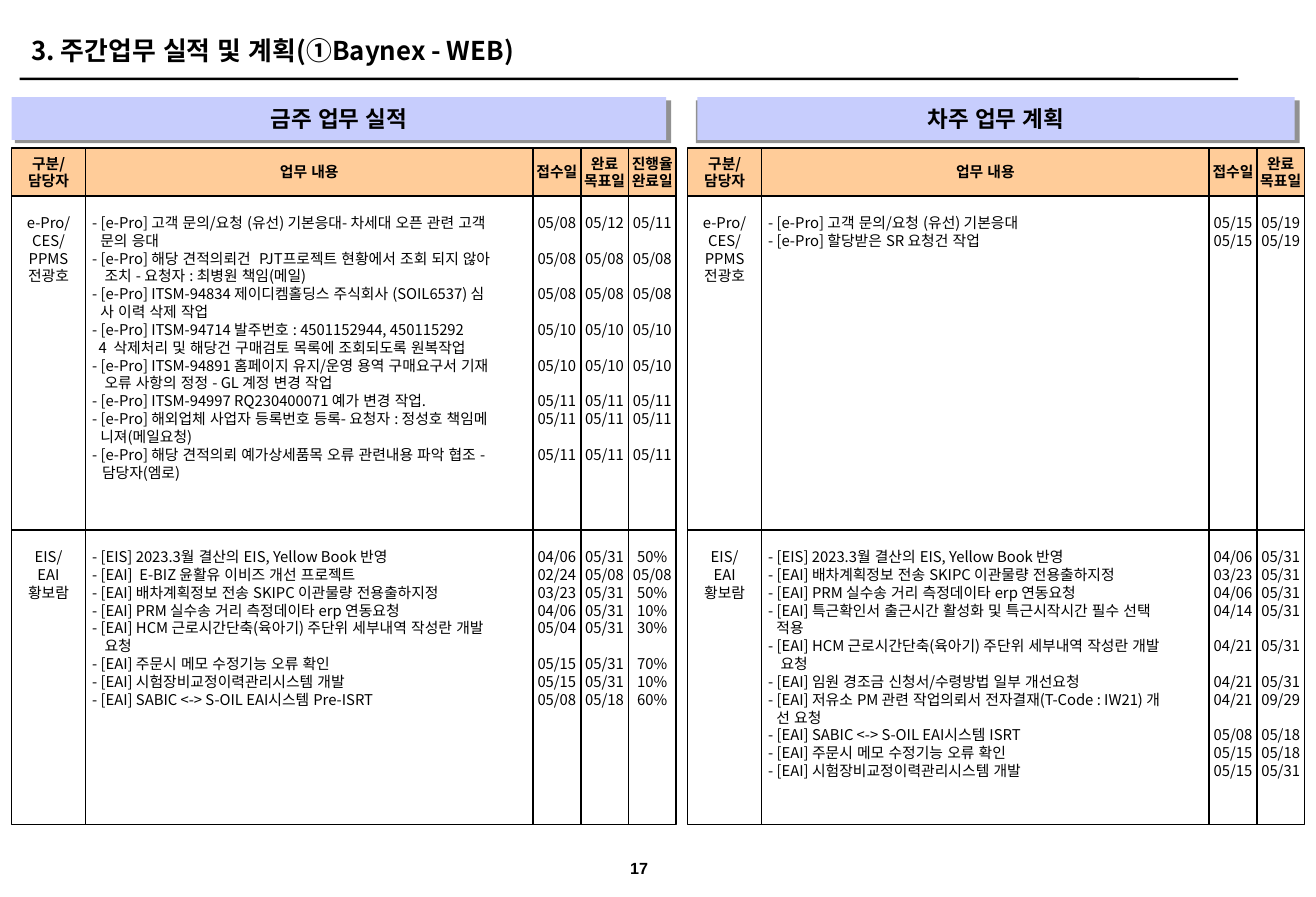
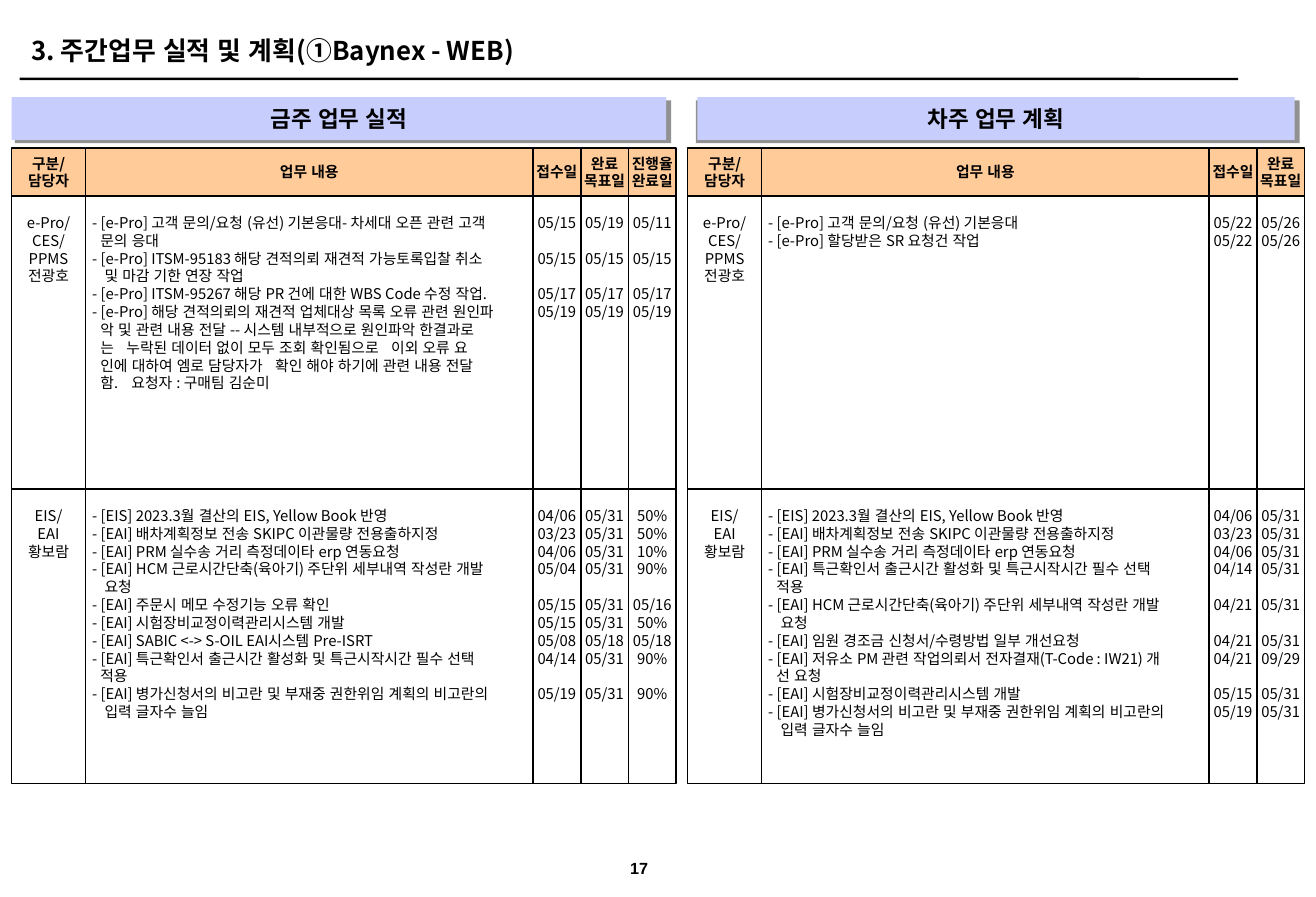
Before and after one commit to HywuLeeJiEun/RMS, a slide deck: slide 17 of src/main/webapp/WEB-INF/Files/2023-05/5월4주차_주간보고_AMS.pptx. Drawn at 1316x897 pixels with LibreOffice and Linux fonts; fonts in the diff are those of the drawing; background and template pictures are left out. Boxes give left, top, right and bottom in pixels: in the first picture for what was removed or moved away, otherwise in the second. Text is boxed around its words. In the diff, an @@ line names an element or a change of style, - is before the commit and + after.

```diff
--- a/src/main/webapp/WEB-INF/Files/2023-05/5월4주차_주간보고_AMS.pptx
+++ b/src/main/webapp/WEB-INF/Files/2023-05/5월4주차_주간보고_AMS.pptx
@@ rectangle "e-Pro/ CES/ PPMS 전광호": place and size @@
-rectangle "e-Pro/ CES/ PPMS 전광호" at bbox=[12, 195, 85, 529]
+rectangle "e-Pro/ CES/ PPMS 전광호" at bbox=[12, 195, 85, 488]
@@ rectangle: place and size @@
-rectangle at bbox=[85, 195, 533, 529]
+rectangle at bbox=[85, 195, 533, 488]
@@ rectangle "05/15 05/15 05/17 05/19": place and size @@
-rectangle "05/15 05/15 05/17 05/19" at bbox=[533, 195, 580, 529]
+rectangle "05/15 05/15 05/17 05/19" at bbox=[533, 195, 580, 488]
@@ rectangle "05/19 05/15 05/17 05/19": place and size @@
-rectangle "05/19 05/15 05/17 05/19" at bbox=[580, 195, 628, 529]
+rectangle "05/19 05/15 05/17 05/19" at bbox=[580, 195, 628, 488]
@@ rectangle "05/11 05/15 05/17 05/19": place and size @@
-rectangle "05/11 05/15 05/17 05/19" at bbox=[629, 195, 676, 529]
+rectangle "05/11 05/15 05/17 05/19" at bbox=[629, 195, 676, 488]
@@ rectangle "e-Pro/ CES/ PPMS 전광호": place and size @@
-rectangle "e-Pro/ CES/ PPMS 전광호" at bbox=[688, 195, 762, 529]
+rectangle "e-Pro/ CES/ PPMS 전광호" at bbox=[688, 195, 762, 488]
@@ rectangle: place and size @@
-rectangle at bbox=[762, 195, 1209, 529]
+rectangle at bbox=[762, 195, 1209, 488]
@@ rectangle "05/22 05/22": place and size @@
-rectangle "05/22 05/22" at bbox=[1209, 195, 1257, 529]
+rectangle "05/22 05/22" at bbox=[1209, 195, 1257, 488]
@@ rectangle "05/26 05/26": place and size @@
-rectangle "05/26 05/26" at bbox=[1257, 195, 1304, 529]
+rectangle "05/26 05/26" at bbox=[1257, 195, 1304, 488]
@@ text at bbox=[100, 215, 494, 390]: text changed @@
-- [e-Pro] 고객 문의/요청 (유선) 기본응대- 차세대 오픈 관련 고객
-문의 응대
-- [e-Pro] 해당 견적의뢰건 PJT프로젝트 현황에서 조회 되지 않아
-조치 - 요청자 : 최병원 책임(메일)
-- [e-Pro] ITSM-94834 제이디켐홀딩스 주식회사 (SOIL6537) 심
-사 이력 삭제 작업
-- [e-Pro] ITSM-94714 발주번호 : 4501152944, 450115292
-4 삭제처리 및 해당건 구매검토 목록에 조회되도록 원복작업
-- [e-Pro] ITSM-94891 홈페이지 유지/운영 용역 구매요구서 기재
-오류 사항의 정정 - GL 계정 변경 작업
-- [e-Pro] ITSM-94997 RQ230400071 예가 변경 작업.
-- [e-Pro] 해외업체 사업자 등록번호 등록- 요청자 : 정성호 책임메
-니져(메일요청)
-- [e-Pro] 해당 견적의뢰 예가상세품목 오류 관련내용 파악 협조 -
-담당자(엠로)
+- [e-Pro] 고객 문의/요청 (유선) 기본응대- 차세대 오픈 관련 고객
+문의 응대
+- [e-Pro] ITSM-95183 해당 견적의뢰 재견적 가능토록입찰 취소
+및 마감 기한 연장 작업
+- [e-Pro] ITSM-95267 해당 PR 건에 대한 WBS Code 수정 작업.
+- [e-Pro] 해당 견적의뢰의 재견적 업체대상 목록 오류 관련 원인파
+악 및 관련 내용 전달 -- 시스템 내부적으로 원인파악 한결과로
+는 누락된 데이터 없이 모두 조회 확인됨으로 이외 오류 요
+인에 대하여 엠로 담당자가 확인 해야 하기에 관련 내용 전달
+함. 요청자 : 구매팀 김순미
@@ text in rectangle at bbox=[538, 216, 577, 320]: text changed @@
-05/08
-05/08
-05/08
-05/10
-05/10
-05/11
-05/11
-05/11
+05/15
+05/15
+05/17
+05/19
@@ text in rectangle at bbox=[585, 216, 624, 320]: text changed @@
-05/12
-05/08
-05/08
-05/10
-05/10
-05/11
-05/11
-05/11
+05/19
+05/15
+05/17
+05/19
@@ text in rectangle at bbox=[633, 216, 672, 320]: text changed @@
-05/11
-05/08
-05/08
-05/10
-05/10
-05/11
-05/11
-05/11
+05/11
+05/15
+05/17
+05/19
@@ text in rectangle at bbox=[1214, 216, 1253, 249]: text changed @@
-05/15
-05/15
+05/22
+05/22
@@ text in rectangle at bbox=[1261, 216, 1300, 249]: text changed @@
-05/19
-05/19
+05/26
+05/26
@@ text at bbox=[100, 508, 489, 718]: text changed @@
-- [EIS] 2023.3월 결산의 EIS, Yellow Book 반영
-- [EAI] E-BIZ 윤활유 이비즈 개선 프로젝트
-- [EAI] 배차계획정보 전송 SKIPC 이관물량 전용출하지정
-- [EAI] PRM 실수송 거리 측정데이타 erp 연동요청
-- [EAI] HCM 근로시간단축(육아기) 주단위 세부내역 작성란 개발
-요청
-- [EAI] 주문시 메모 수정기능 오류 확인
-- [EAI] 시험장비교정이력관리시스템 개발
-- [EAI] SABIC <-> S-OIL EAI시스템 Pre-ISRT
+- [EIS] 2023.3월 결산의 EIS, Yellow Book 반영
+- [EAI] 배차계획정보 전송 SKIPC 이관물량 전용출하지정
+- [EAI] PRM 실수송 거리 측정데이타 erp 연동요청
+- [EAI] HCM 근로시간단축(육아기) 주단위 세부내역 작성란 개발
+요청
+- [EAI] 주문시 메모 수정기능 오류 확인
+- [EAI] 시험장비교정이력관리시스템 개발
+- [EAI] SABIC <-> S-OIL EAI시스템 Pre-ISRT
+- [EAI] 특근확인서 출근시간 활성화 및 특근시작시간 필수 선택
+적용
+- [EAI] 병가신청서의 비고란 및 부재중 권한위임 계획의 비고란의
+입력 글자수 늘임
@@ text in rectangle at bbox=[538, 509, 577, 702]: text changed @@
-04/06
-02/24
-03/23
-04/06
-05/04
-05/15
-05/15
-05/08
+04/06
+03/23
+04/06
+05/04
+05/15
+05/15
+05/08
+04/14
+05/19
@@ text in rectangle at bbox=[585, 509, 624, 702]: text changed @@
-05/31
-05/08
-05/31
-05/31
-05/31
-05/31
-05/31
-05/18
+05/31
+05/31
+05/31
+05/31
+05/31
+05/31
+05/18
+05/31
+05/31
@@ rectangle added at bbox=[629, 488, 676, 783], outline #000000 1 pt, 9 pt, text #000000 @@
+50%
+50%
+10%
+90%
+05/16
+50%
+05/18
+90%
+90%
@@ 8 rectangles: place and size @@
-8 rectangles at bbox=[12, 529, 1304, 824]
+8 rectangles at bbox=[12, 488, 1304, 783]
@@ text at bbox=[776, 508, 1165, 736]: text changed @@
-- [EIS] 2023.3월 결산의 EIS, Yellow Book 반영
-- [EAI] 배차계획정보 전송 SKIPC 이관물량 전용출하지정
-- [EAI] PRM 실수송 거리 측정데이타 erp 연동요청
-- [EAI] 특근확인서 출근시간 활성화 및 특근시작시간 필수 선택
-적용
-- [EAI] HCM 근로시간단축(육아기) 주단위 세부내역 작성란 개발
-요청
-- [EAI] 임원 경조금 신청서/수령방법 일부 개선요청
-- [EAI] 저유소 PM 관련 작업의뢰서 전자결재(T-Code : IW21) 개
-선 요청
-- [EAI] SABIC <-> S-OIL EAI시스템 ISRT
-- [EAI] 주문시 메모 수정기능 오류 확인
-- [EAI] 시험장비교정이력관리시스템 개발
+- [EIS] 2023.3월 결산의 EIS, Yellow Book 반영
+- [EAI] 배차계획정보 전송 SKIPC 이관물량 전용출하지정
+- [EAI] PRM 실수송 거리 측정데이타 erp 연동요청
+- [EAI] 특근확인서 출근시간 활성화 및 특근시작시간 필수 선택
+적용
+- [EAI] HCM 근로시간단축(육아기) 주단위 세부내역 작성란 개발
+요청
+- [EAI] 임원 경조금 신청서/수령방법 일부 개선요청
+- [EAI] 저유소 PM 관련 작업의뢰서 전자결재(T-Code : IW21) 개
+선 요청
+- [EAI] 시험장비교정이력관리시스템 개발
+- [EAI] 병가신청서의 비고란 및 부재중 권한위임 계획의 비고란의
+입력 글자수 늘임
@@ text in rectangle at bbox=[1214, 509, 1253, 720]: text changed @@
-04/06
-03/23
-04/06
-04/14
-04/21
-04/21
-04/21
-05/08
-05/15
-05/15
+04/06
+03/23
+04/06
+04/14
+04/21
+04/21
+04/21
+05/15
+05/19
@@ text in rectangle at bbox=[1261, 509, 1300, 720]: text changed @@
-05/31
-05/31
-05/31
-05/31
-05/31
-05/31
-09/29
-05/18
-05/18
-05/31
+05/31
+05/31
+05/31
+05/31
+05/31
+05/31
+09/29
+05/31
+05/31
@@ rectangle removed at bbox=[629, 529, 676, 824] @@
-50%
-05/08
-50%
-10%
-30%
-70%
-10%
-60%
```
Also in this commit, not shown: 12 other slides changed, 26 other files.
